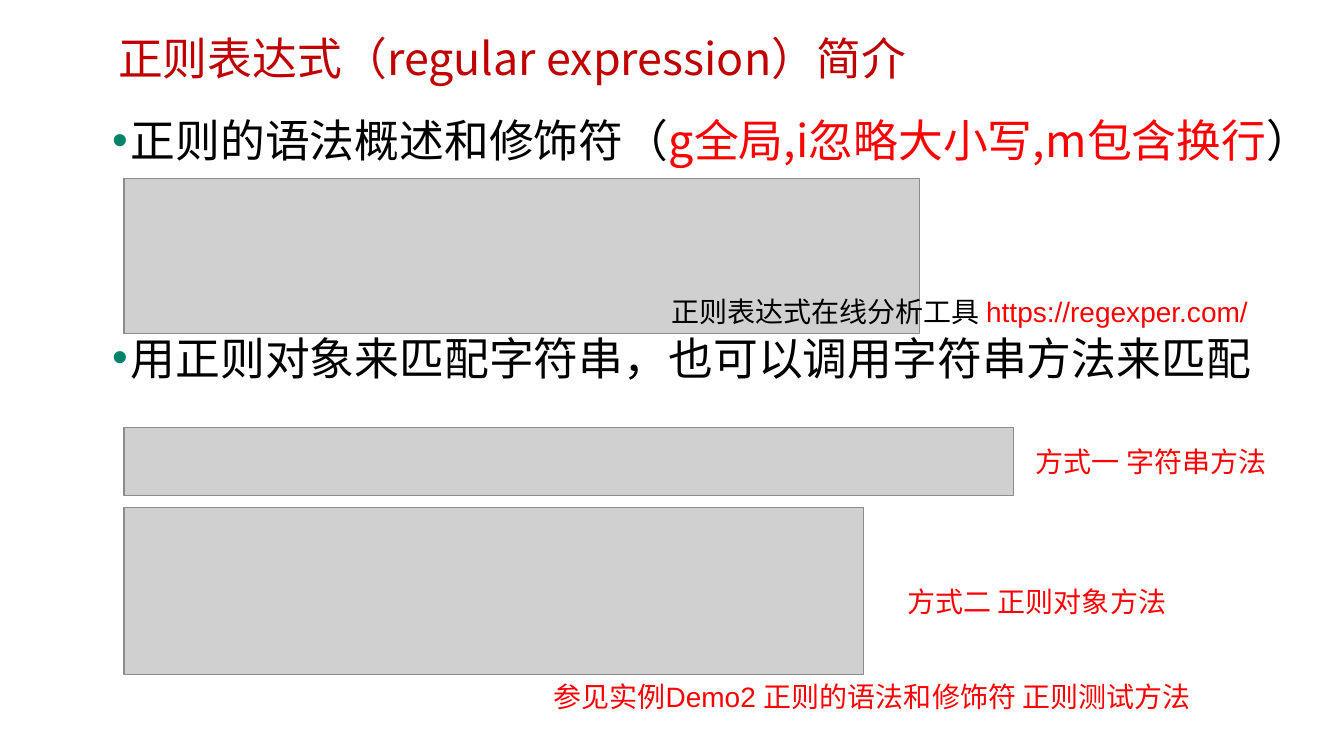
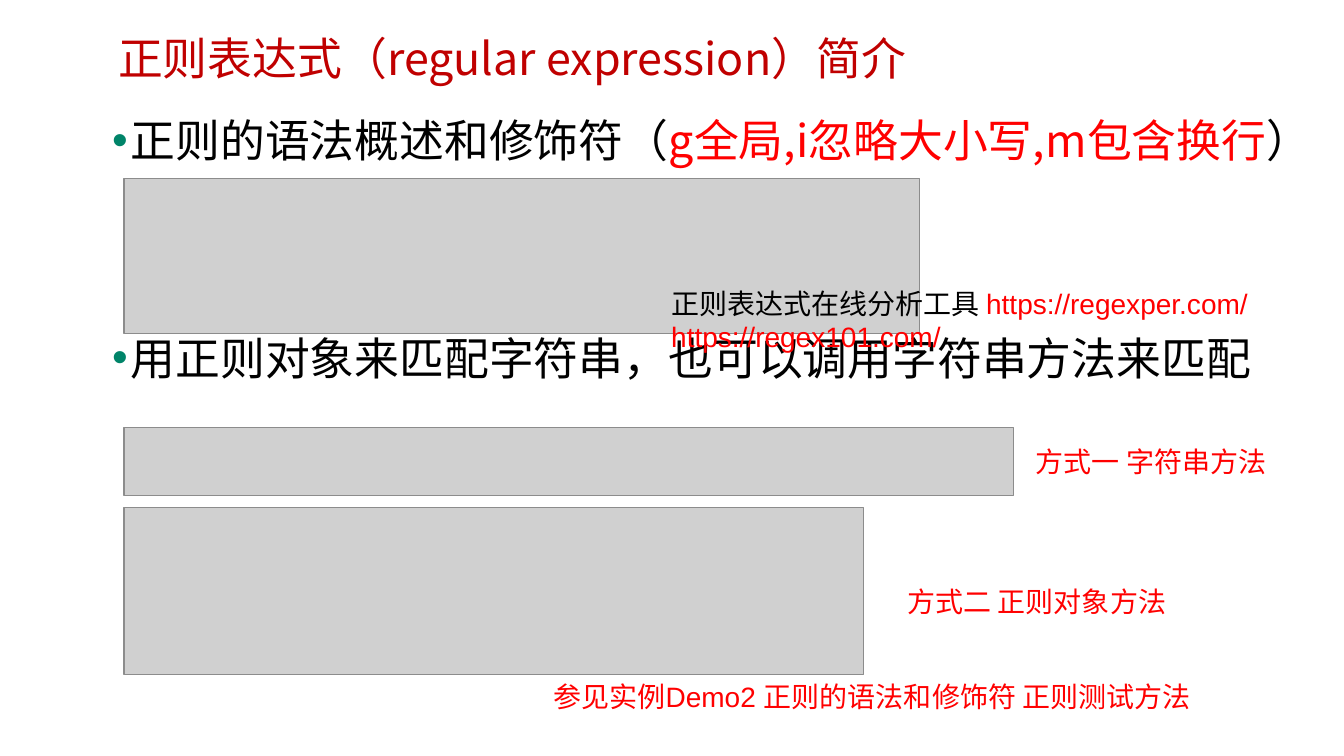
Before and after one commit to edu2act/course-javascript-advanced, a slide deck: slide 4 of 课程PPT/20.JS标准内置对象-构造器（RegExp）正则表达式.pptx. Drawn at 1344x756 pixels with LibreOffice and Linux fonts; fonts in the diff are those of the drawing; grey boxes stand for pictures; background and template pictures are left out. Boxes give left, top, right and bottom in pixels: in the first picture for what was removed or moved away, otherwise in the second. Text is boxed around its words. In the diff, an @@ line names an element or a change of style, - is before the commit and + after.

```diff
--- a/课程PPT/20.JS标准内置对象-构造器（RegExp）正则表达式.pptx
+++ b/课程PPT/20.JS标准内置对象-构造器（RegExp）正则表达式.pptx
@@ text "正则表达式在线分析工具 https://regexper.com/": place and size @@
-text "正则表达式在线分析工具 https://regexper.com/" at box(671, 294, 1248, 330)
+text "正则表达式在线分析工具 https://regexper.com/" at box(671, 286, 1248, 352)
@@ text at box(671, 325, 940, 352): paragraph added @@
+https://regex101.com/
```
Also in this commit, not shown: 3 other files.
